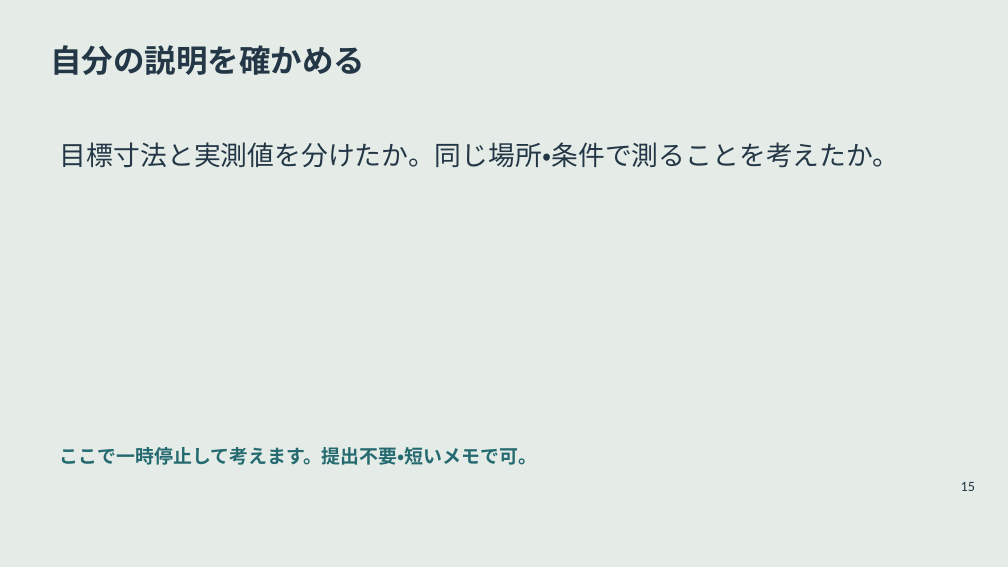
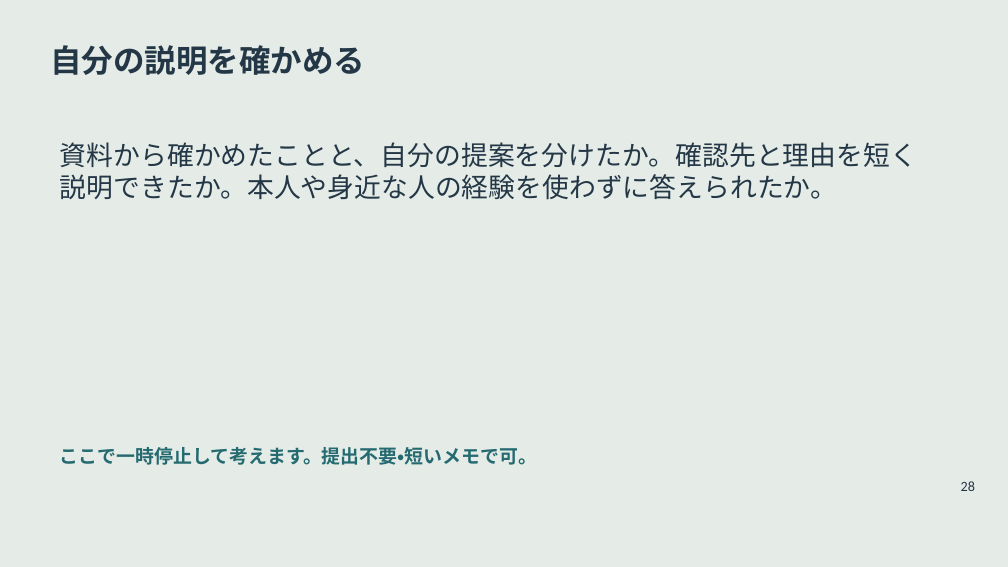
Before and after one commit to zooc-14calbp/industrial-education-i, a slide deck: slide 28 of reorganized/20261105/main/04/slides.pptx (slide 15 before the commit). Drawn at 1008x567 pixels with LibreOffice and Linux fonts; fonts in the diff are those of the drawing. Boxes give left, top, right and bottom in pixels: in the first picture for what was removed or moved away, otherwise in the second. Text is boxed around its words. In the diff, an @@ line names an element or a change of style, - is before the commit and + after.

```diff
--- a/reorganized/20261105/main/04/slides.pptx
+++ b/reorganized/20261105/main/04/slides.pptx
@@ text at (60,142,917,200): text changed @@
-目標寸法と実測値を分けたか。同じ場所・条件で測ることを考えたか。
+資料から確かめたことと、自分の提案を分けたか。確認先と理由を短く説明できたか。本人や身近な人の経験を使わずに答えられたか。
@@ text at (961,481,975,491): text changed @@
-15
+28
```
Also in this commit, not shown: 14 other slides changed, 16 slides added, 17 other files.
